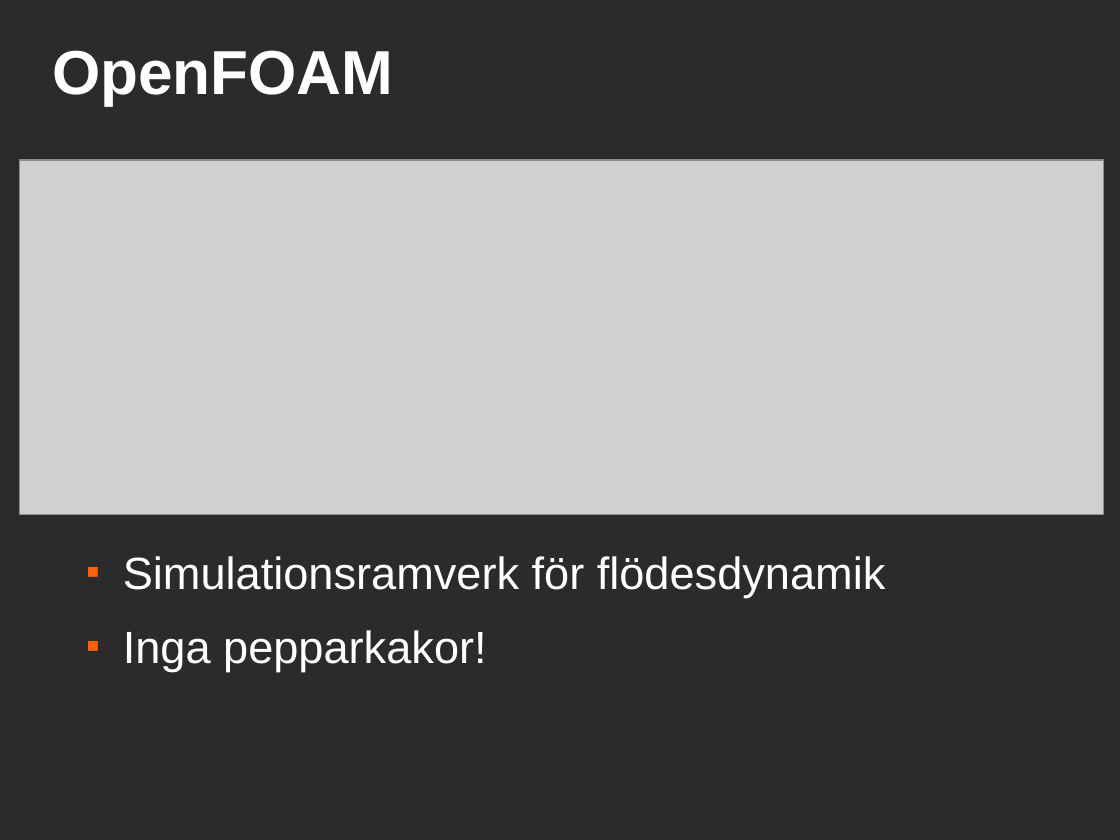
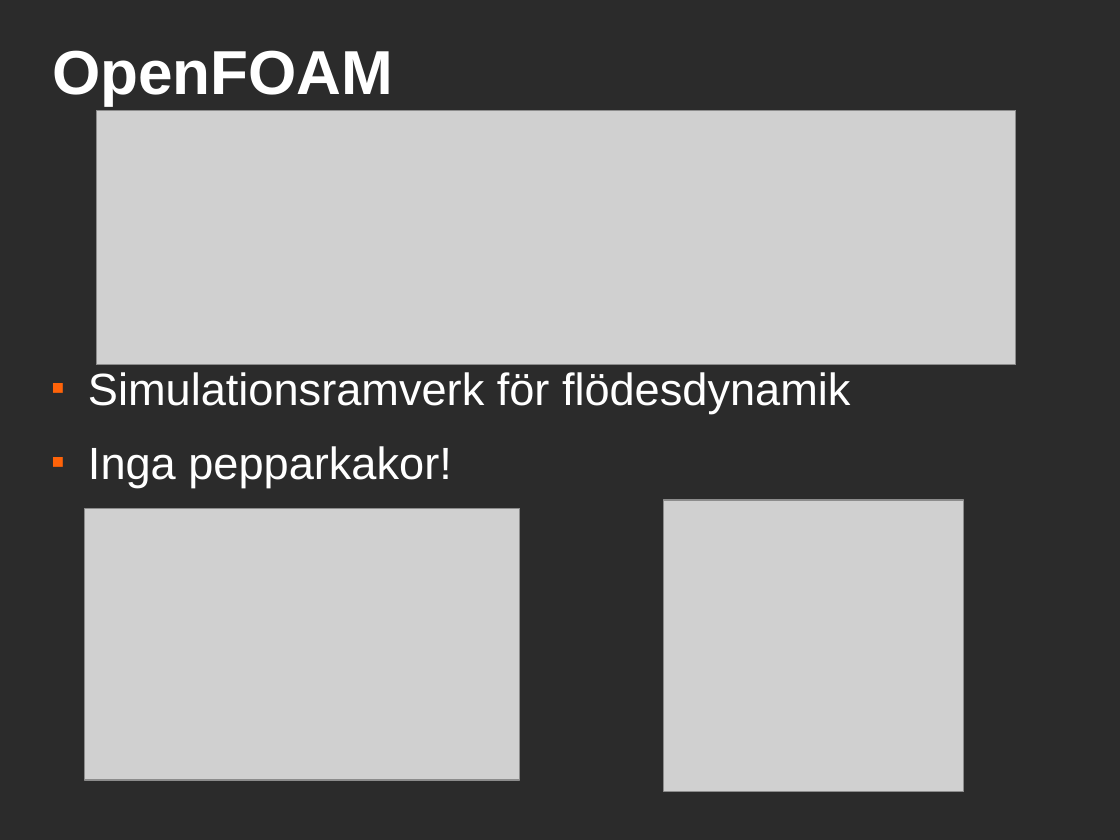
Before and after one commit to saifthe1/openfoam-openmp, a slide deck: slide 14 of presentation/pres.odp. Drawn at 1120x840 pixels with LibreOffice and Linux fonts; fonts in the diff are those of the drawing; grey boxes stand for pictures; background and template pictures are left out; a plain dark background stands for a picture behind light text. Boxes give left, top, right and bottom in pixels: in the first picture for what was removed or moved away, otherwise in the second. Text is boxed around its words. In the diff, an @@ line names an element or a change of style, - is before the commit and + after.

Commit message:
Fixat sista sliden

```diff
--- a/presentation/pres.odp
+++ b/presentation/pres.odp
@@ picture: place and size @@
-picture at box(20, 160, 1105, 514)
+picture at box(97, 110, 1016, 365)
@@ text "Simulationsramverk för flödesdynamik": place and size @@
-text "Simulationsramverk för flödesdynamik" at box(123, 556, 886, 672)
+text "Simulationsramverk för flödesdynamik" at box(88, 372, 851, 488)
@@ picture added at box(84, 508, 520, 780) @@
@@ picture added at box(665, 500, 965, 792) @@
```
